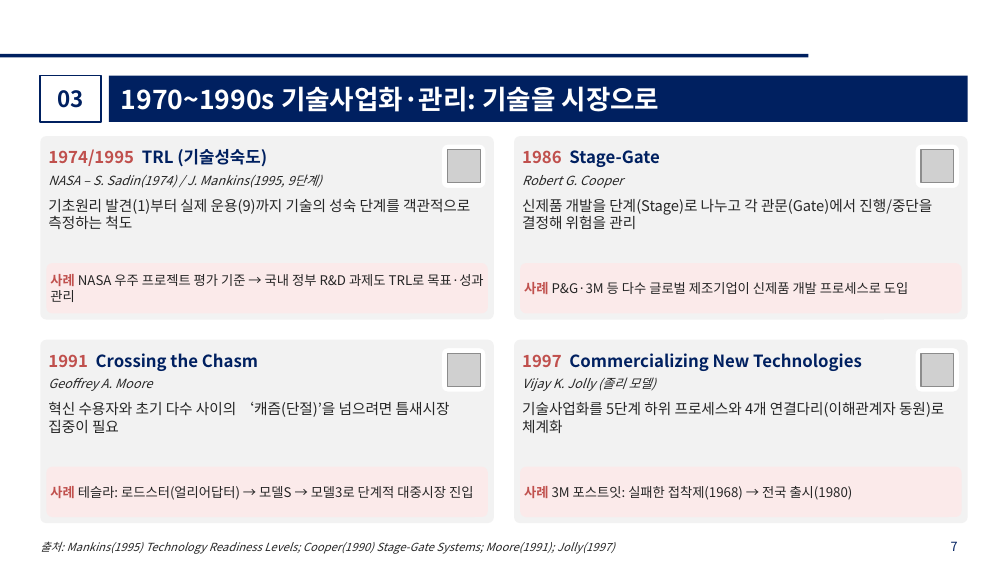
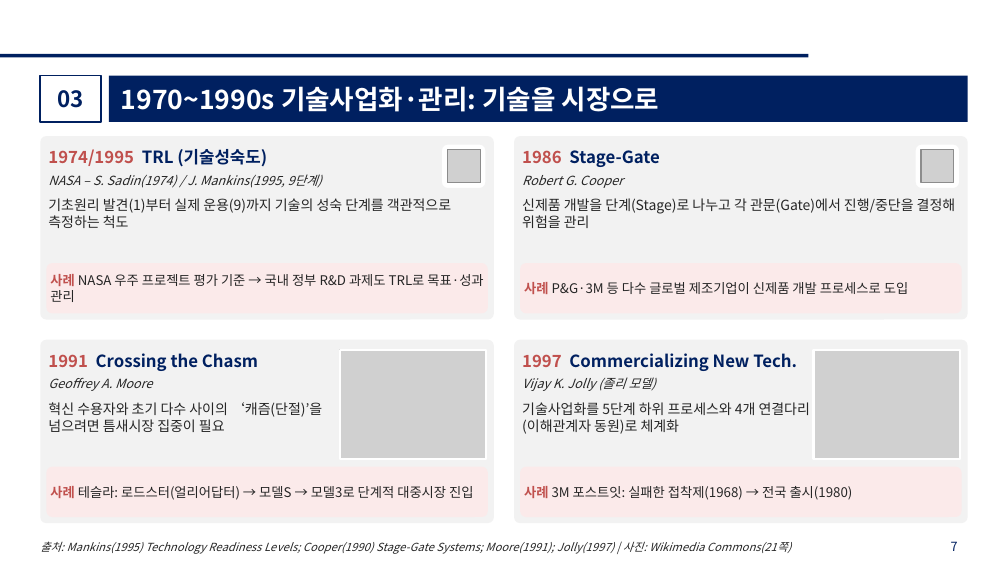
Before and after one commit to kicfseo-netizen/mini-web-toys, a slide deck: slide 7 of startup-theory-lecture/창업이론_강의자료.pptx. Drawn at 1008x567 pixels with LibreOffice and Linux fonts; fonts in the diff are those of the drawing; grey boxes stand for pictures; background and template pictures are left out. Boxes give left, top, right and bottom in pixels: in the first picture for what was removed or moved away, otherwise in the second. Text is boxed around its words. In the diff, an @@ line names an element or a change of style, - is before the commit and + after.

```diff
--- a/startup-theory-lecture/창업이론_강의자료.pptx
+++ b/startup-theory-lecture/창업이론_강의자료.pptx
@@ picture added at bbox=[340, 350, 486, 459] @@
@@ rectangle added at bbox=[340, 350, 486, 459], outline #FFFFFF 1.5 pt @@
@@ rounded rectangle removed at bbox=[442, 348, 486, 392] @@
@@ picture removed at bbox=[448, 354, 481, 387] @@
@@ text at bbox=[522, 353, 797, 371]: text changed @@
-1997 Commercializing New Technologies
+1997 Commercializing New Tech.
@@ picture added at bbox=[813, 350, 960, 459] @@
@@ rectangle added at bbox=[813, 350, 960, 459], outline #FFFFFF 1.5 pt @@
@@ rounded rectangle removed at bbox=[915, 348, 960, 392] @@
@@ picture removed at bbox=[921, 354, 955, 387] @@
@@ size 10.5 to 10 pt in 4 elements at bbox=[48, 198, 451, 228], bbox=[522, 198, 956, 228], bbox=[522, 402, 810, 434], bbox=[48, 402, 322, 432] @@
@@ text at bbox=[40, 541, 791, 554]: text changed @@
-출처: Mankins(1995) Technology Readiness Levels; Cooper(1990) Stage-Gate Systems; Moore(1991); Jolly(1997)
+출처: Mankins(1995) Technology Readiness Levels; Cooper(1990) Stage-Gate Systems; Moore(1991); Jolly(1997) | 사진: Wikimedia Commons(21쪽)
```
Also in this commit, not shown: 12 other slides changed, 1 slide added, 17 other files.
